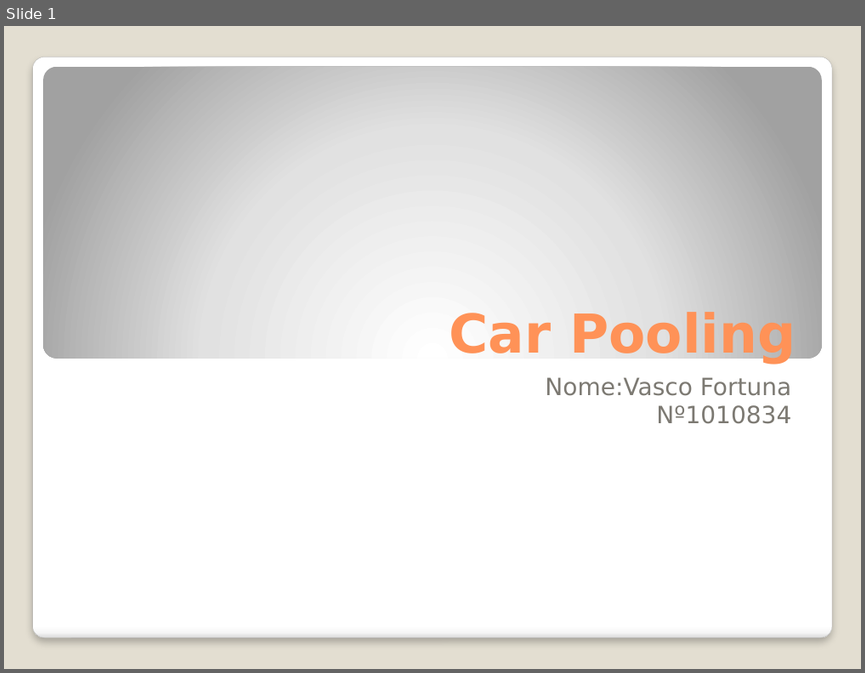
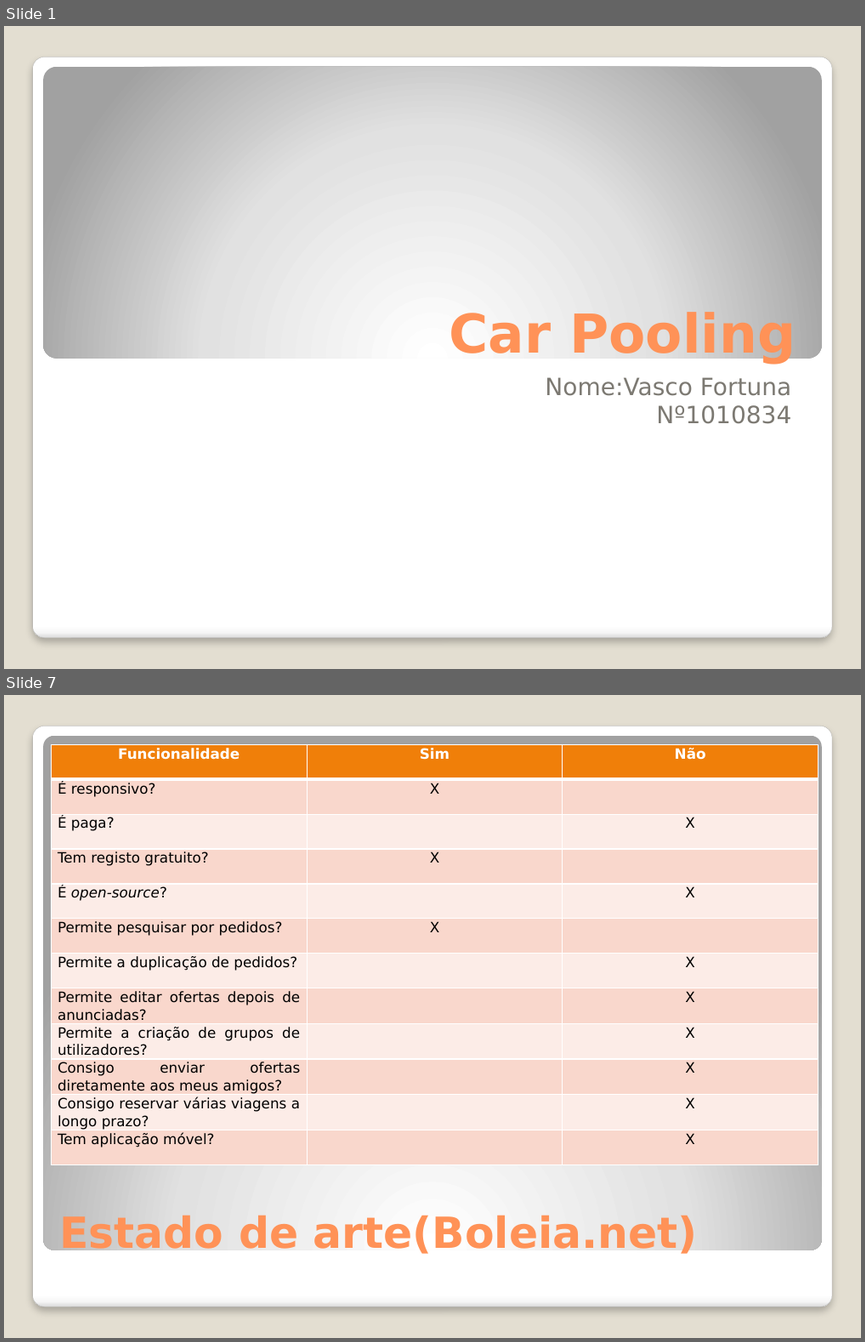
Before and after one commit to Vascomfortuna/Projeto-EI, a slide deck: actividades/Apresentação.pptx. Shown one above the other, each under a label of ours: slide 1 before the commit, slides 1 and 7 after it; the slides between them are not shown. The pictures are 865x673 and 865x1342 pixels, drawn with LibreOffice and Linux fonts; fonts in the diff are those of the drawing. Boxes give left, top, right and bottom in pixels: in the first picture for what was removed or moved away, otherwise in the second. Text is boxed around its words. In the diff, an @@ line names an element or a change of style, - is before the commit and + after.

```diff
--- a/actividades/Apresentação.pptx
+++ b/actividades/Apresentação.pptx
@@ slide 7 added at (x1=4, y1=695, x2=861, y2=1338), background #E3DED1; not listed: 1 template element that a slide beside it also shows @@
@@ rounded rectangle added at (x1=43, y1=735, x2=822, y2=1249), fill gradient #FFFFFF to #E1E1E1 to #A2A2A2 @@
@@ table added at (x1=51, y1=744, x2=817, y2=1162), 12 rows, 3 columns @@
+Funcionalidade | Sim | Não
+É responsivo? | X | 
+É paga? |  | X
+Tem registo gratuito? | X | 
+É open-source? |  | X
+Permite pesquisar por pedidos? | X | 
+Permite a duplicação de pedidos? |  | X
+Permite editar ofertas depois de anunciadas? |  | X
+Permite a criação de grupos de utilizadores? |  | X
+Consigo enviar ofertas diretamente aos meus amigos? |  | X
+Consigo reservar várias viagens a longo prazo? |  | X
+Tem aplicação móvel? |  | X
@@ title added at (x1=59, y1=1212, x2=698, y2=1257), 36 pt, text #FF9258, bold @@
+Estado de arte(Boleia.net)
```
Also in this commit, not shown: 1 slide changed, 11 other slides added, 1 slide removed, 5 other files.
